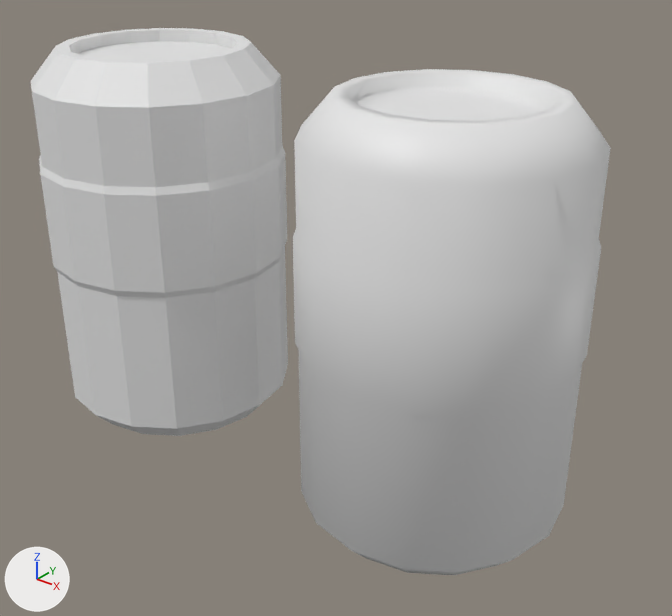
Before and after pictures for a commit that changed the Blender file Models/CanLowRes.blend.
Before and after are seen from a 50 mm lens placed at (4.38, -5.05, 3.34), pointed at (0.28, 0.08, 0.16). Arrows for +X, +Y and +Z are at lower left; the lights stay in place.

Objects in the first picture: 'CanShadeFlat', 'CanShadeSmooth'.
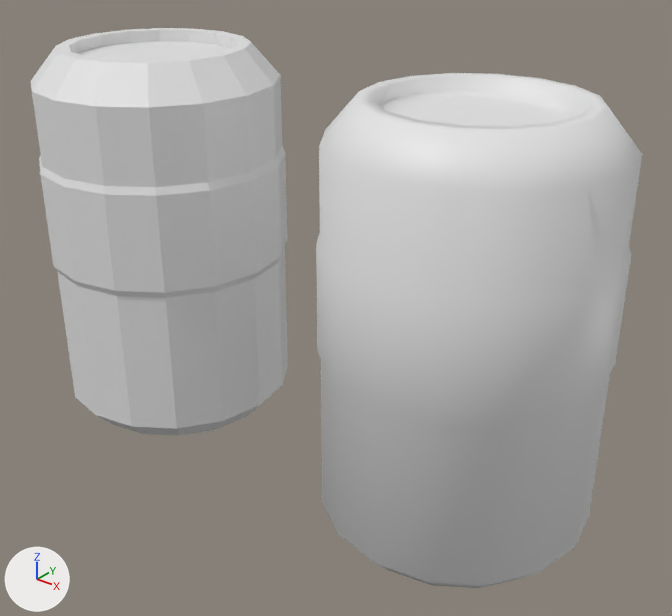
What changed in the scene script:
```text
Change ob_canshadesmooth:
    ob_canshadesmooth.location: (1.28, 0.0, 0.0) -> (1.483, 0.0, 0.0)
```

Pixel boxes (x1, y1, x2, y2) of what changed, in the pictures (672 x 616 px):
'CanShadeSmooth', moved: before (293, 69, 611, 575); after (316, 73, 642, 588)
